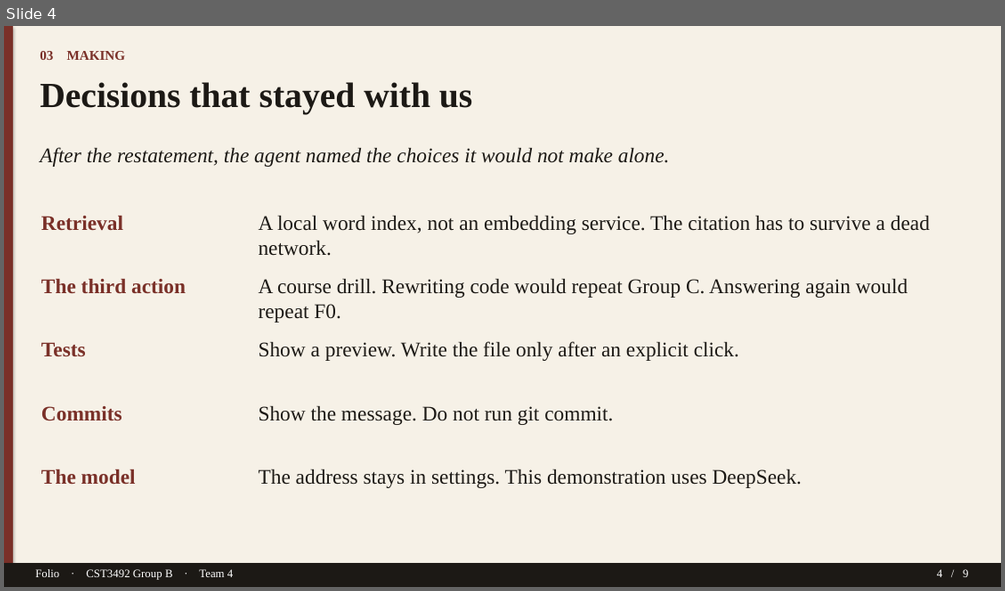
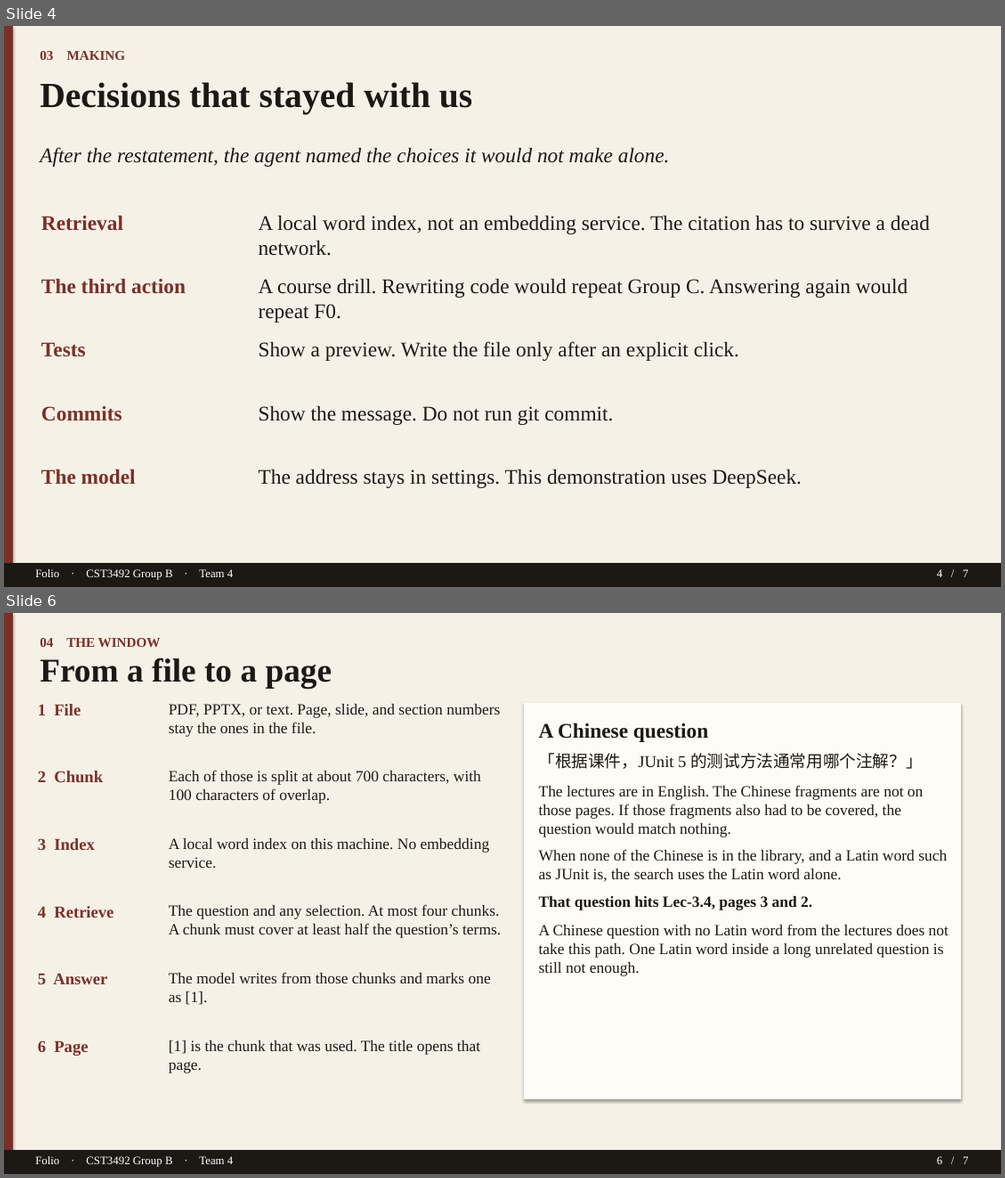
Before and after one commit to TTAWDTT/folio, a slide deck: submission/documents/Folio-GroupB-Team4-Slides.pptx. Shown one above the other, each under a label of ours: slide 4 before the commit, slides 4 and 6 after it; the slides between them are not shown. The pictures are 1005x591 and 1005x1178 pixels, drawn with LibreOffice and Linux fonts; fonts in the diff are those of the drawing. Boxes give left, top, right and bottom in pixels: in the first picture for what was removed or moved away, otherwise in the second. Text is boxed around its words. In the diff, an @@ line names an element or a change of style, - is before the commit and + after.

```diff
--- a/submission/documents/Folio-GroupB-Team4-Slides.pptx
+++ b/submission/documents/Folio-GroupB-Team4-Slides.pptx
@@ slide 6 added at (x1=4, y1=613, x2=1001, y2=1174), background #FFFFFF @@
@@ rectangle added at (x1=4, y1=613, x2=1001, y2=1174), fill #F6F1E7 @@
@@ rectangle added at (x1=4, y1=613, x2=13, y2=1174), fill #7A3028 @@
@@ text added at (x1=40, y1=638, x2=161, y2=647), 13 pt, text #7A3028, bold @@
+04 THE WINDOW
@@ text added at (x1=40, y1=657, x2=332, y2=688), 32 pt, text #1C1915, bold @@
+From a file to a page
@@ text added at (x1=38, y1=704, x2=81, y2=715), 16 pt, text #7A3028, bold @@
+1 File
@@ text added at (x1=169, y1=704, x2=500, y2=736), 15 pt, text #1C1915 @@
+PDF, PPTX, or text. Page, slide, and section numbers stay the ones in the file.
@@ rectangle added at (x1=524, y1=703, x2=961, y2=1099), fill #FFFCF7 @@
@@ text added at (x1=539, y1=722, x2=948, y2=976), 15 pt, text #1C1915 @@
+A Chinese question
+「根据课件，JUnit 5 的测试方法通常用哪个注解？」
+The lectures are in English. The Chinese fragments are not on those pages. If those fragments also had to be covered, the question would match nothing.
+When none of the Chinese is in the library, and a Latin word such as JUnit is, the search uses the Latin word alone.
+That question hits Lec-3.4, pages 3 and 2.
+A Chinese question with no Latin word from the lectures does not take this path. One Latin word inside a long unrelated question is still not enough.
@@ text added at (x1=38, y1=771, x2=103, y2=782), 16 pt, text #7A3028, bold @@
+2 Chunk
@@ text added at (x1=169, y1=770, x2=481, y2=803), 15 pt, text #1C1915 @@
+Each of those is split at about 700 characters, with 100 characters of overlap.
@@ text added at (x1=38, y1=838, x2=95, y2=850), 16 pt, text #7A3028, bold @@
+3 Index
@@ text added at (x1=169, y1=838, x2=490, y2=868), 15 pt, text #1C1915 @@
+A local word index on this machine. No embedding service.
@@ text added at (x1=38, y1=906, x2=113, y2=917), 16 pt, text #7A3028, bold @@
+4 Retrieve
@@ text added at (x1=169, y1=904, x2=501, y2=938), 15 pt, text #1C1915 @@
+The question and any selection. At most four chunks. A chunk must cover at least half the question’s terms.
@@ text added at (x1=38, y1=973, x2=107, y2=984), 16 pt, text #7A3028, bold @@
+5 Answer
@@ text added at (x1=169, y1=972, x2=491, y2=1005), 15 pt, text #1C1915 @@
+The model writes from those chunks and marks one as [1].
@@ text added at (x1=38, y1=1040, x2=88, y2=1055), 16 pt, text #7A3028, bold @@
+6 Page
@@ text added at (x1=169, y1=1040, x2=480, y2=1072), 15 pt, text #1C1915 @@
+[1] is the chunk that was used. The title opens that page.
@@ rectangle added at (x1=4, y1=1150, x2=1001, y2=1174), fill #1C1915 @@
@@ text added at (x1=35, y1=1156, x2=233, y2=1167), 11 pt, text #FFFFFF @@
+Folio · CST3492 Group B · Team 4
@@ text added at (x1=937, y1=1156, x2=968, y2=1164), 11 pt, text #FFFFFF @@
+6 / 7
@@ slide 4 changed as well @@
@@ text at (x1=937, y1=569, x2=968, y2=577): text changed @@
-4 / 9
+4 / 7
```
Also in this commit, not shown: 3 other slides changed, 2 other slides added, 5 slides removed, 6 other files.
